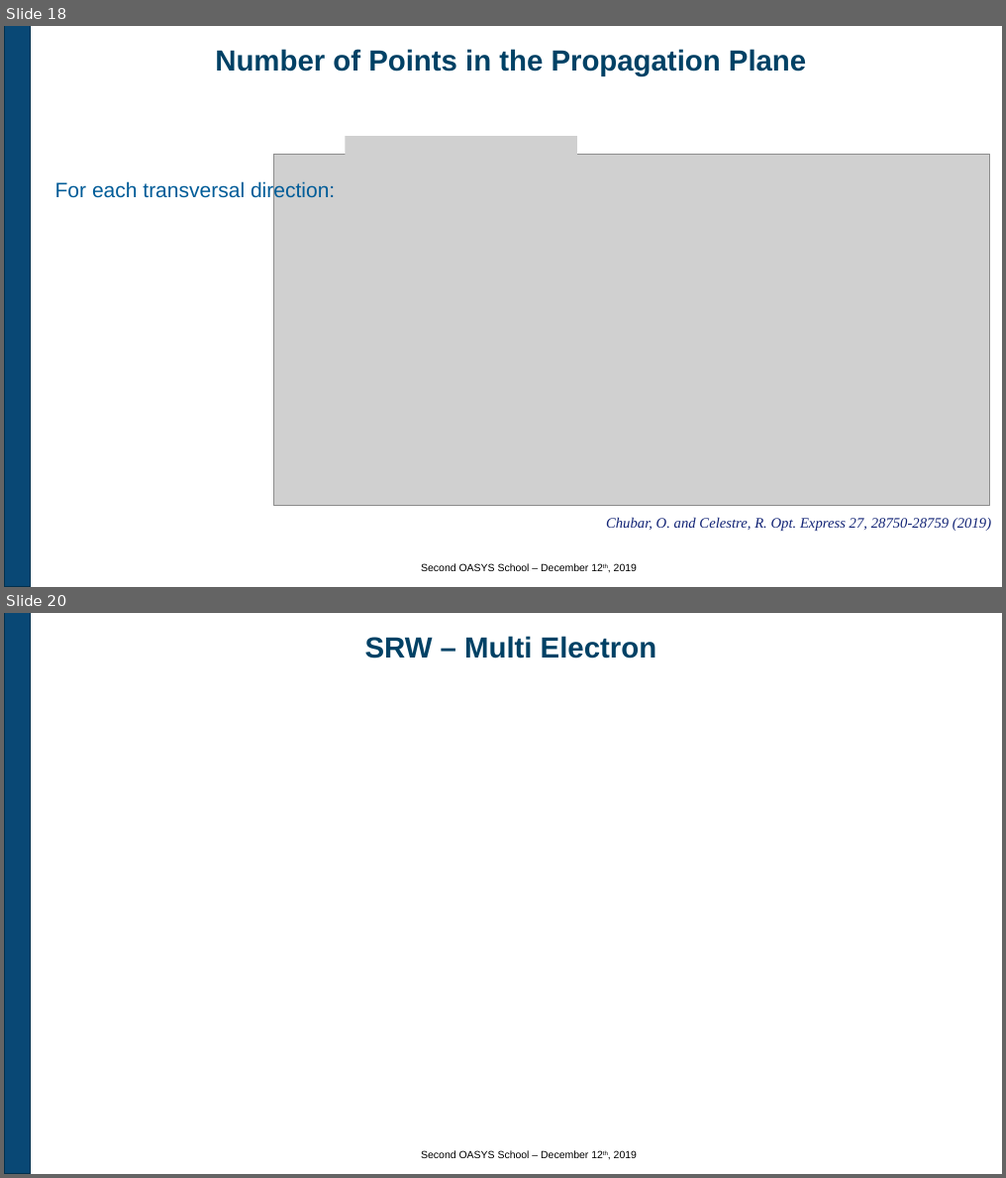
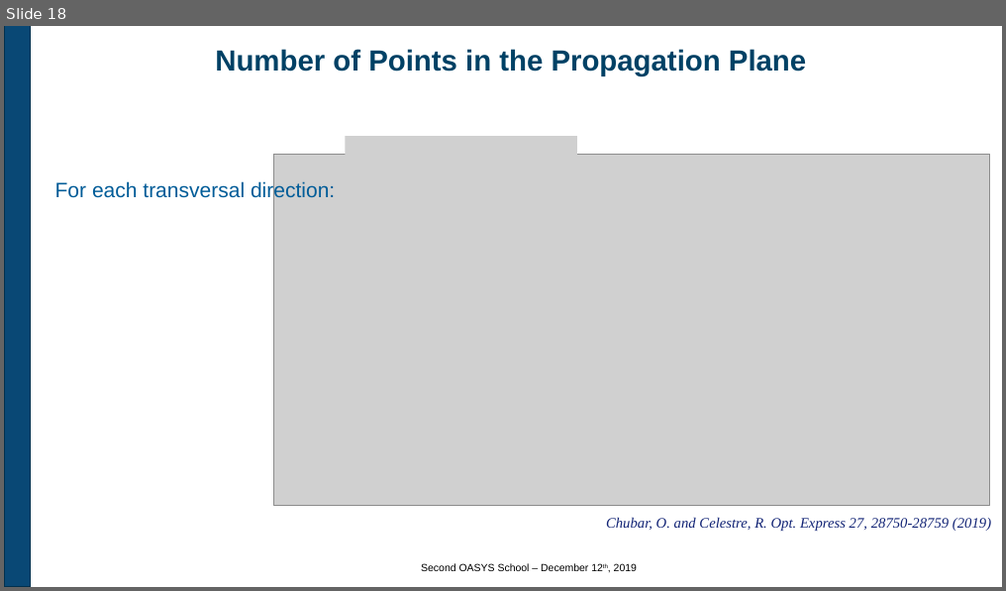
Before and after one commit to oasys-kit/oasys_school, a slide deck: second/slides/2_Introduction_to_SRW.pptx. Shown one above the other, each under a label of ours: slides 18 and 20 before the commit, slide 18 after it; the slides between them are not shown. The pictures are 1006x1178 and 1006x591 pixels, drawn with LibreOffice and Linux fonts; fonts in the diff are those of the drawing; grey boxes stand for pictures; background and template pictures are left out. Boxes give left, top, right and bottom in pixels: in the first picture for what was removed or moved away, otherwise in the second. Text is boxed around its words. In the diff, an @@ line names an element or a change of style, - is before the commit and + after.

Commit message:
Second Oasys School

```diff
--- a/second/slides/2_Introduction_to_SRW.pptx
+++ b/second/slides/2_Introduction_to_SRW.pptx
@@ slide 20 removed at <box>4,613,1002,1174</box>, background #FFFFFF; not listed: 1 template element that a slide beside it also shows @@
@@ title removed at <box>365,636,656,659</box> @@
-SRW – Multi Electron
@@ text removed at <box>421,1151,637,1158</box> @@
-Second OASYS School – December 12th, 2019
```
Also in this commit, not shown: 7 slides changed, 4 slides added, 3 other slides removed, 1 other file.
